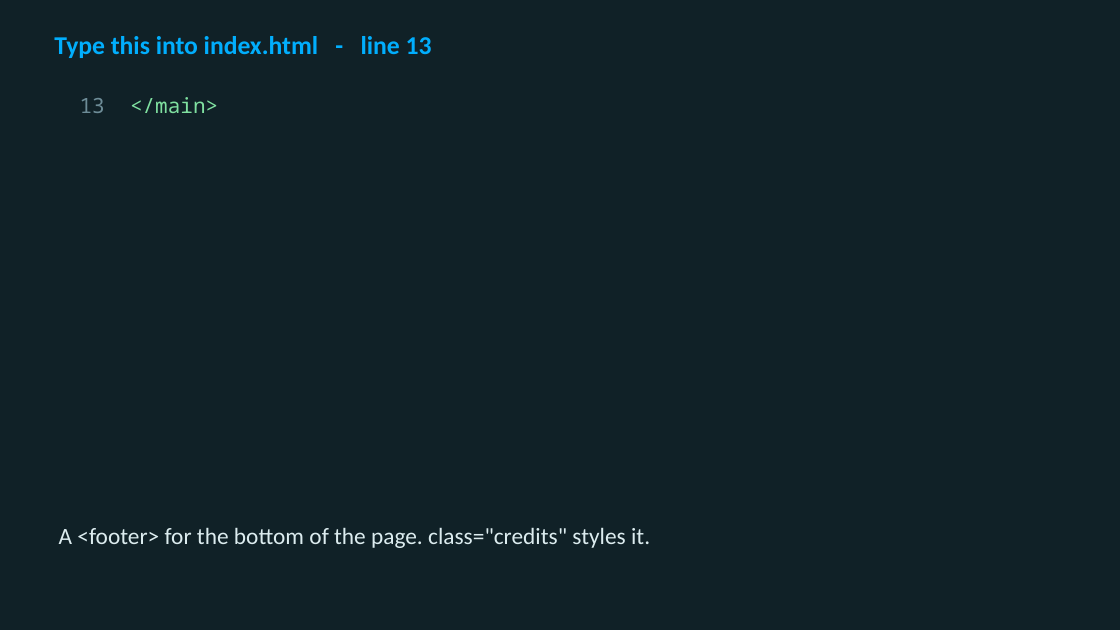
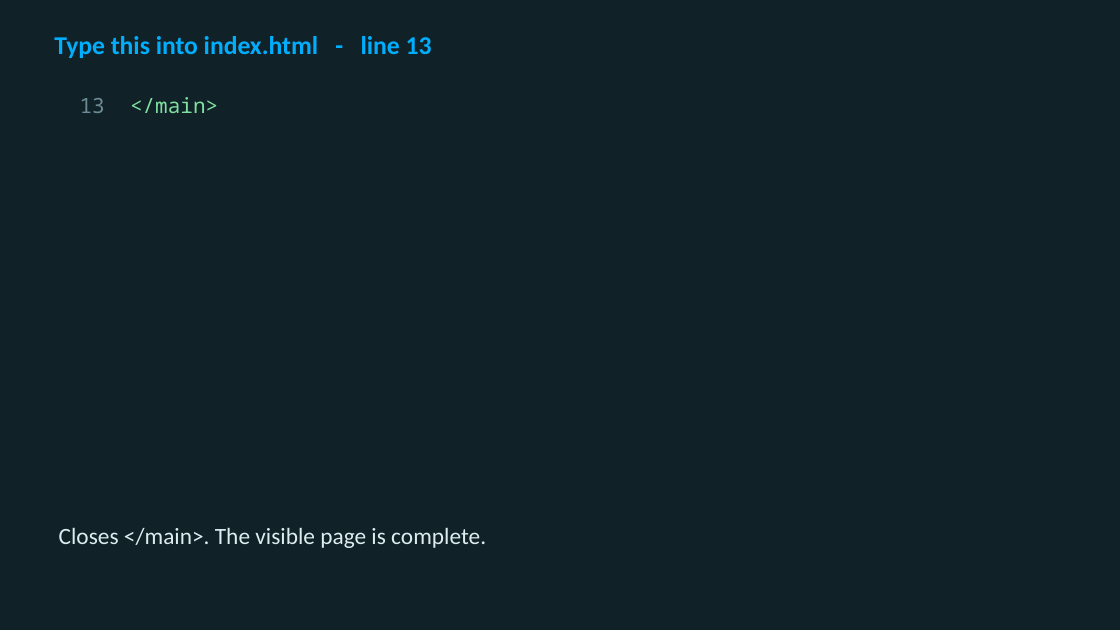
Before and after one commit to utgapps/utgapps.github.io, a slide deck: slide 27 of ai101/slides/week-01.pptx. Drawn at 1120x630 pixels with LibreOffice and Linux fonts; fonts in the diff are those of the drawing. Boxes give left, top, right and bottom in pixels: in the first picture for what was removed or moved away, otherwise in the second. Text is boxed around its words. In the diff, an @@ line names an element or a change of style, - is before the commit and + after.

```diff
--- a/ai101/slides/week-01.pptx
+++ b/ai101/slides/week-01.pptx
@@ text at (59, 527, 486, 548): text changed @@
-A <footer> for the bottom of the page. class="credits" styles it.
+Closes </main>. The visible page is complete.
```
Also in this commit, not shown: 16 other files.
